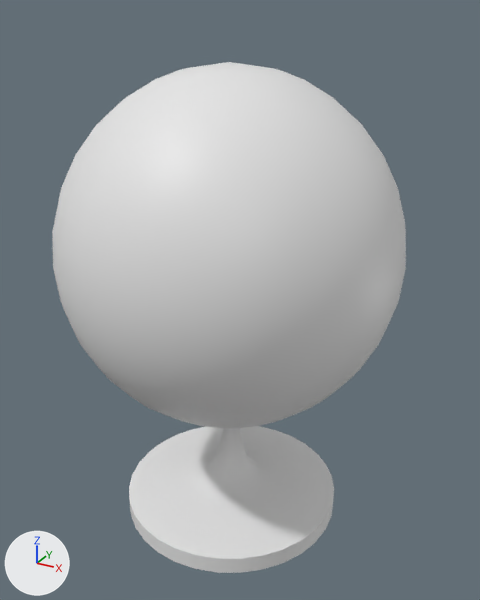
Before and after pictures for a commit that changed the FBX model Pawns/Space/Earth/Earth.fbx.
One viewpoint serves both versions: a camera (50 mm lens) standing at (0.173, -0.303, 0.293) and looking at (0.006, -0.001, 0.142). The lights are fixed; the arrows at lower left show +X, +Y and +Z. Materials are left out; every surface is plain grey. Where no turn or scale is listed for an object, it has been applied to the vertices.

Script lines for the objects in view, before the commit:
```python
me_cylinder = bpy.data.meshes.new('Cylinder')
me_cylinder.from_pydata(...)  # 192 vertices, 162 faces; spans x -0.066..0.066, y -0.066..0.066, z 0.0008..0.0687
me_sphere = bpy.data.meshes.new('Sphere')
me_sphere.from_pydata(...)  # 482 vertices, 480 faces; spans x -0.095..0.095, y -0.095..0.095, z 0.072..0.269
me_sphere.materials.append(mat_earthmodel)
ob_cylinder = bpy.data.objects.new('Cylinder', me_cylinder)
ob_cylinder.location = (0.0, 0.0, 0.0)
ob_sphere = bpy.data.objects.new('Sphere', me_sphere)
ob_sphere.location = (0.0, 0.0, 0.0)
```
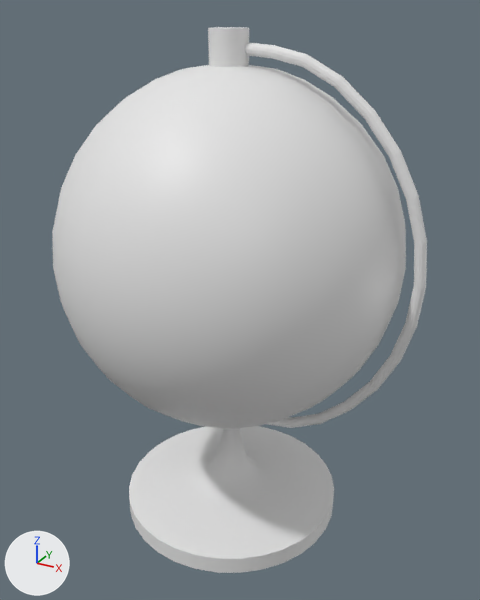
Pixel boxes (x1, y1, x2, y2) of what changed, in the pictures (480 x 600 px):
'Cylinder', reshaped
    before: (129, 426, 334, 573)
    after: (129, 27, 334, 573)
'Curve', added
    after: (245, 42, 427, 428)
part 1 of me_cylinder, added
    after: (208, 27, 249, 67)

The change, as a diff of the scene's bpy script:
```diff
--- a/Pawns/Space/Earth/Earth.fbx.py
+++ b/Pawns/Space/Earth/Earth.fbx.py
@@ me_cylinder @@
 me_cylinder.from_pydata(...)  # 192 vertices, 162 faces; spans x -0.066..0.066, y -0.066..0.066, z 0.0008..0.0687
 # used by ob_cylinder; location = (0.0, 0.0, 0.0)
+# me_cylinder part 1: a new loose piece, a 32-sided cylinder along z spanning x -0.01..0.01, y -0.01..0.01, z 0.2642..0.2842
@@ me_sphere_001 @@
+me_sphere_001.from_pydata(...)  # 204 vertices, 192 faces; spans x 0.022..0.133, y -0.003..0.004, z 0.063..0.279
@@ ob_curve @@
+ob_curve = bpy.data.objects.new('Curve', me_sphere_001)
+ob_curve.location = (-0.024, 0.0, 0.0)
```
